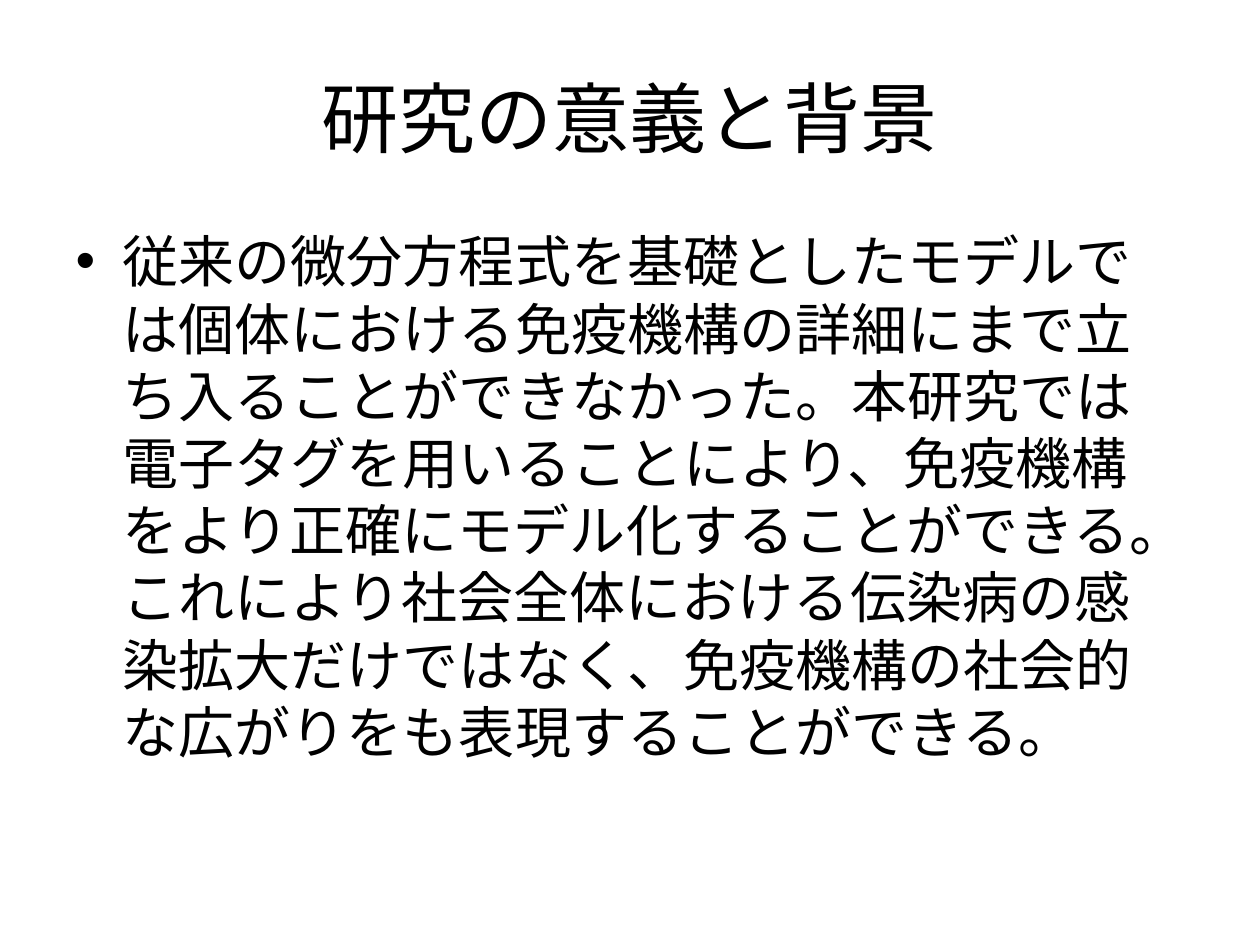
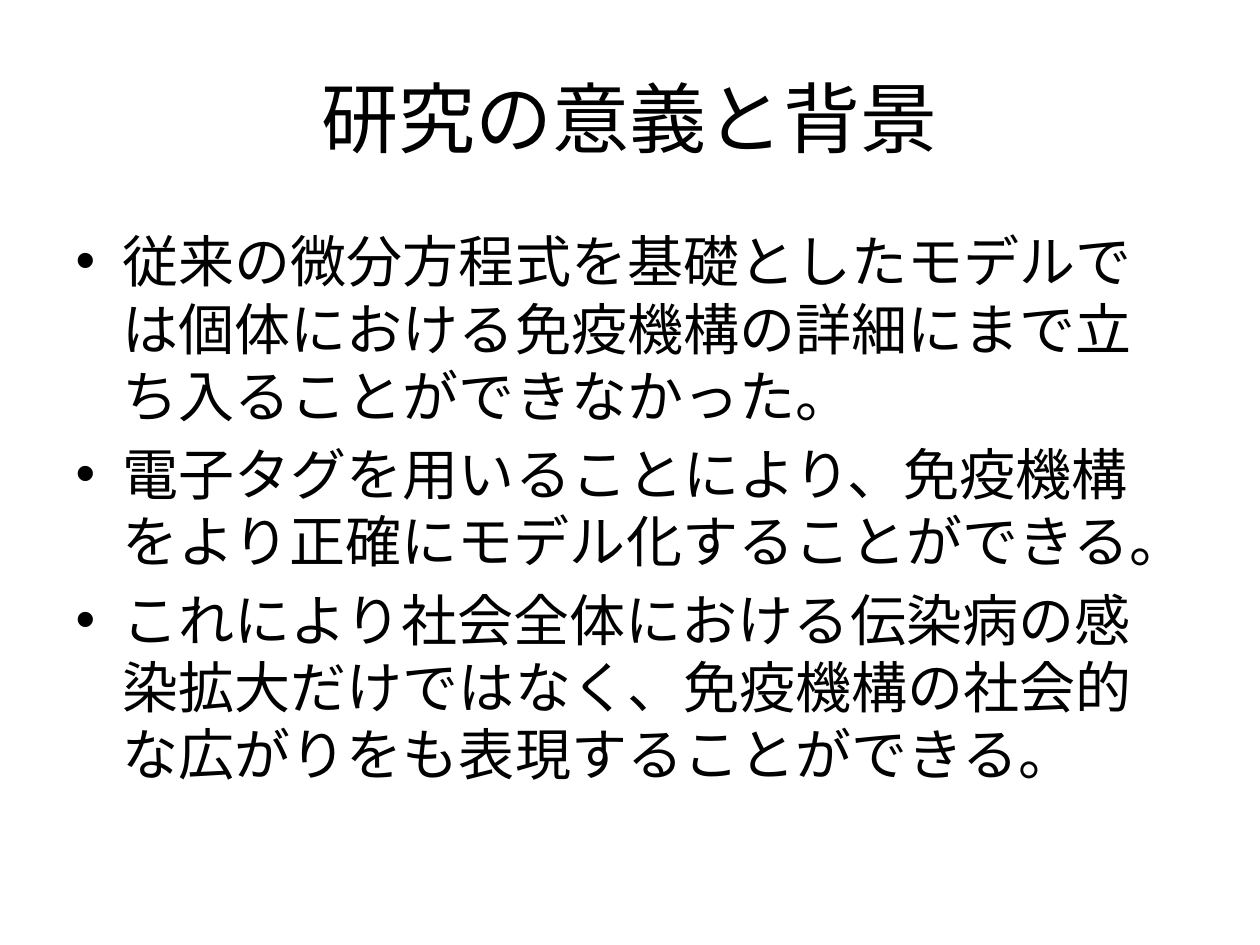
Before and after one commit to nkud/Research-BB, a slide deck: slide 4 of ppt/卒業研究.pptx. Drawn at 1260x945 pixels with LibreOffice and Linux fonts; fonts in the diff are those of the drawing. Boxes give left, top, right and bottom in pixels: in the first picture for what was removed or moved away, otherwise in the second. Text is boxed around its words. In the diff, an @@ line names an element or a change of style, - is before the commit and + after.

```diff
--- a/ppt/卒業研究.pptx
+++ b/ppt/卒業研究.pptx
@@ text at (123, 234, 1185, 780): text changed @@
-• 従来の微分方程式を基礎としたモデルでは個体における免疫機構の詳細にまで立ち入ることができなかった。本研究では電子タグを用いることにより、免疫機構をより正確にモデル化することができる。これにより社会全体における伝染病の感染拡大だけではなく、免疫機構の社会的な広がりをも表現することができる。
+• 従来の微分方程式を基礎としたモデルでは個体における免疫機構の詳細にまで立ち入ることができなかった。
+• 電子タグを用いることにより、免疫機構をより正確にモデル化することができる。
+• これにより社会全体における伝染病の感染拡大だけではなく、免疫機構の社会的な広がりをも表現することができる。
```
Also in this commit, not shown: 2 other slides changed, 2 slides added.
